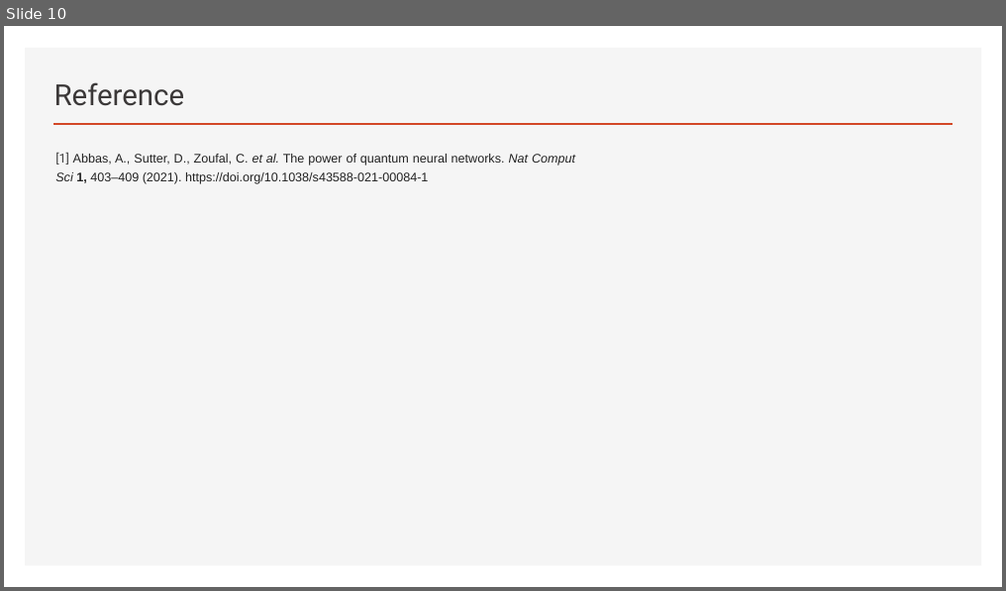
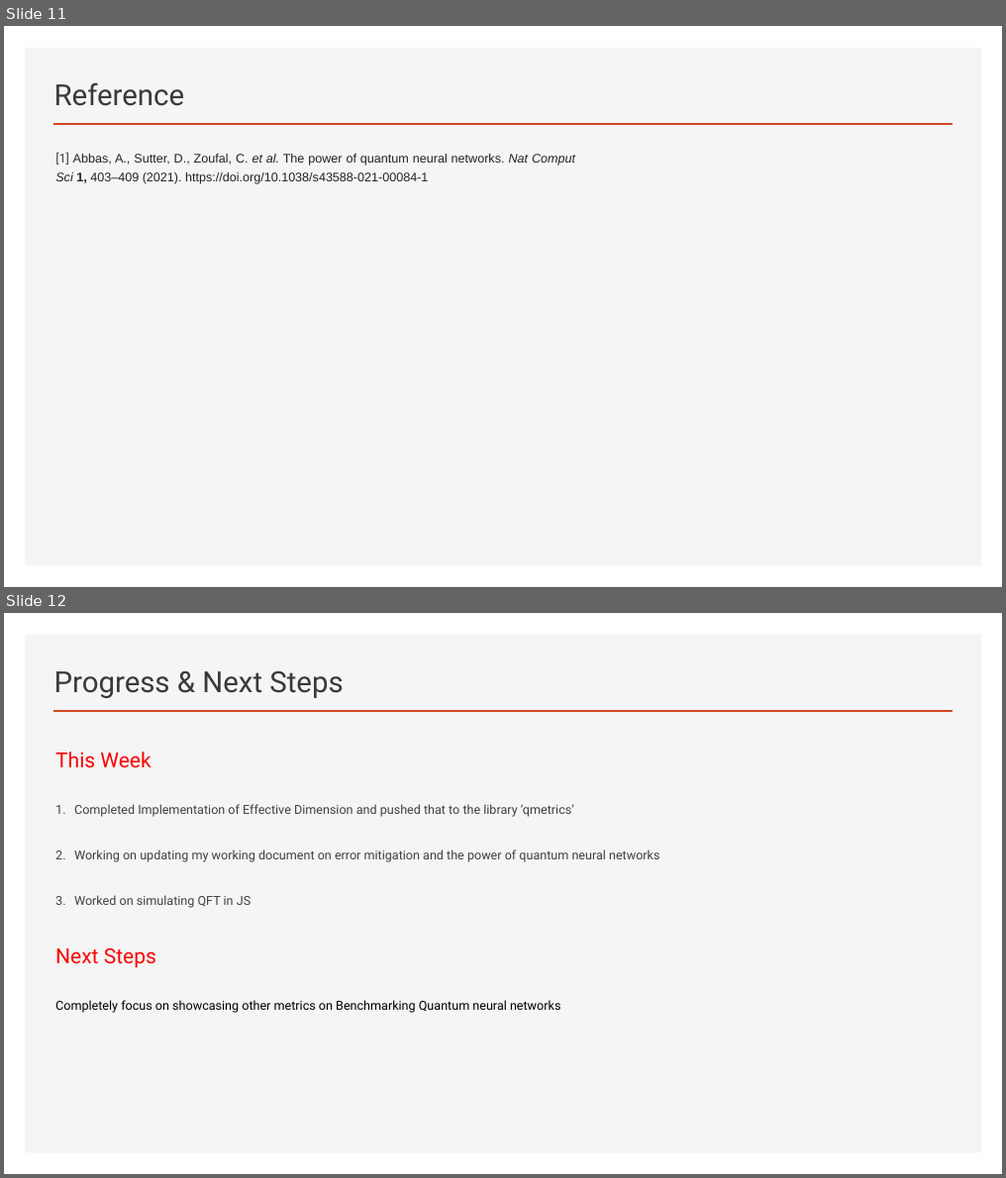
Before and after one commit to rsathyak/qml_masters_thesis, a slide deck: slides/13. The Power of Quantum Neural Networks.pptx. Shown one above the other, each under a label of ours: slide 10 before the commit, slides 11 and 12 after it. The pictures are 1006x591 and 1006x1178 pixels, drawn with LibreOffice and Linux fonts; fonts in the diff are those of the drawing. Boxes give left, top, right and bottom in pixels: in the first picture for what was removed or moved away, otherwise in the second. Text is boxed around its words. In the diff, an @@ line names an element or a change of style, - is before the commit and + after.

Commit message:
Updated documentation of Report

```diff
--- a/slides/13. The Power of Quantum Neural Networks.pptx
+++ b/slides/13. The Power of Quantum Neural Networks.pptx
@@ slide 12 added at bbox=[4, 613, 1002, 1174], background #FFFFFF; not listed: 2 template elements that a slide beside it also shows @@
@@ title added at bbox=[54, 671, 343, 698], 28 pt, text #3B3838 @@
+Progress & Next Steps
@@ text added at bbox=[55, 752, 659, 1013], 12 pt, text #404040 @@
+This Week
+1. Completed Implementation of Effective Dimension and pushed that to the library ‘qmetrics’
+2. Working on updating my working document on error mitigation and the power of quantum neural networks
+3. Worked on simulating QFT in JS
+Next Steps
+Completely focus on showcasing other metrics on Benchmarking Quantum neural networks
@@ what was slide 10 is now slide 11 @@
```
Also in this commit, not shown: 1 slide changed, 14 other files.
